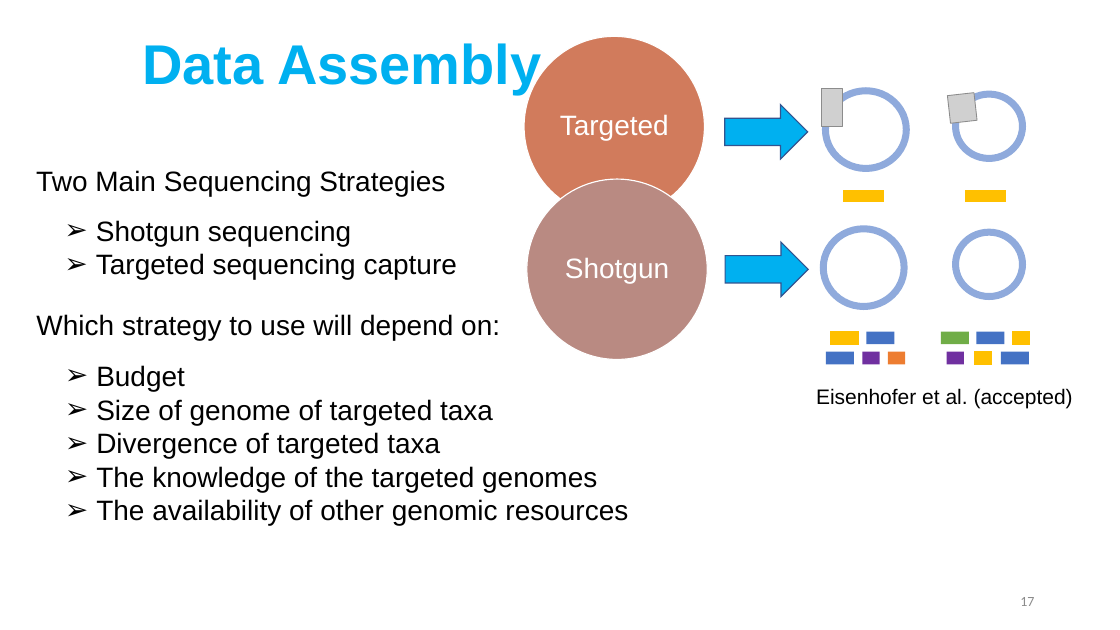
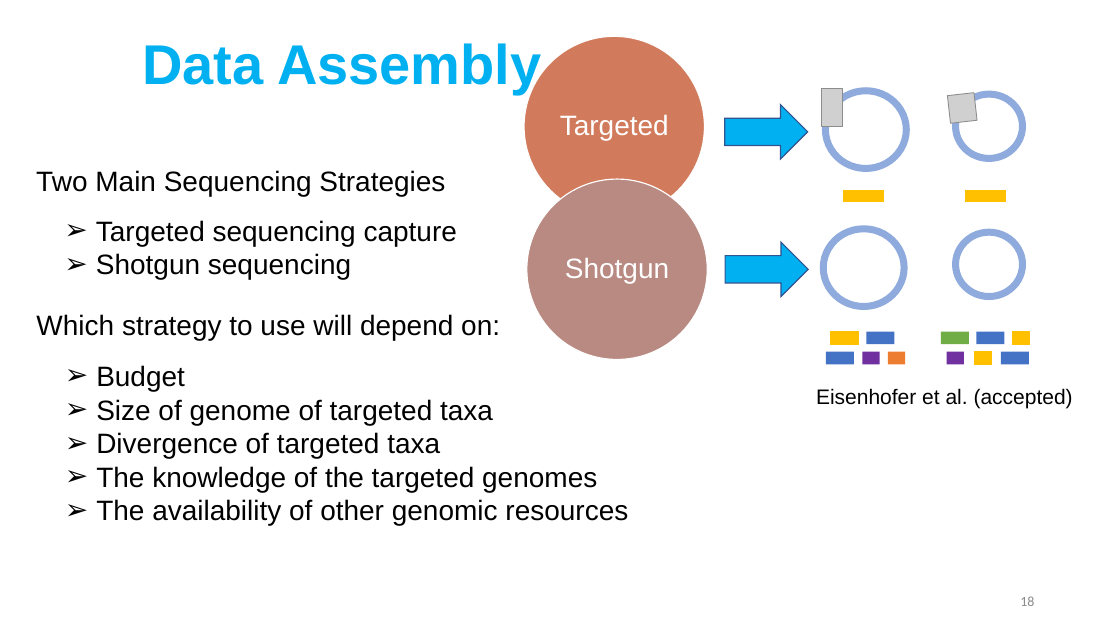
Before and after one commit to DAWGPSU/DAWG_workshop, a slide deck: slide 18 of SP24_09FEB24_Phylogenomics/slides/Phylogenomics_Slides_DAWG_SP24.pptx (slide 17 before the commit). Drawn at 1120x630 pixels with LibreOffice and Linux fonts; fonts in the diff are those of the drawing; grey boxes stand for pictures. Boxes give left, top, right and bottom in pixels: in the first picture for what was removed or moved away, otherwise in the second. Text is boxed around its words. In the diff, an @@ line names an element or a change of style, - is before the commit and + after.

```diff
--- a/SP24_09FEB24_Phylogenomics/slides/Phylogenomics_Slides_DAWG_SP24.pptx
+++ b/SP24_09FEB24_Phylogenomics/slides/Phylogenomics_Slides_DAWG_SP24.pptx
@@ text at [96,220,457,246]: paragraph added @@
+➢ Targeted sequencing capture
@@ text at [96,253,457,279]: paragraph removed @@
-➢ Targeted sequencing capture
@@ page number at [1020,596,1034,606]: text changed @@
-17
+18
```
Also in this commit, not shown: 7 other slides changed, 2 slides added, 1 slide removed.
